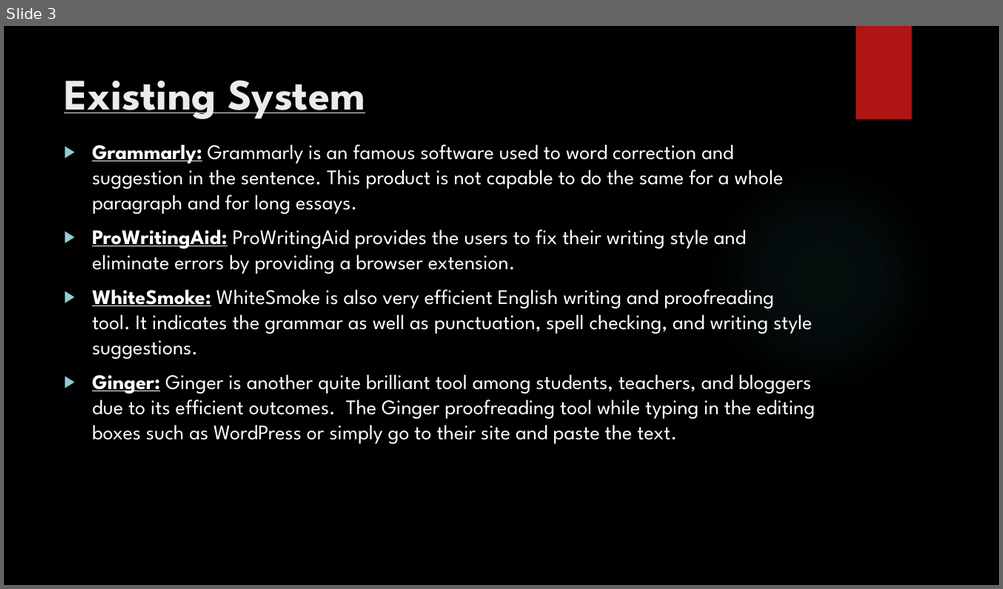
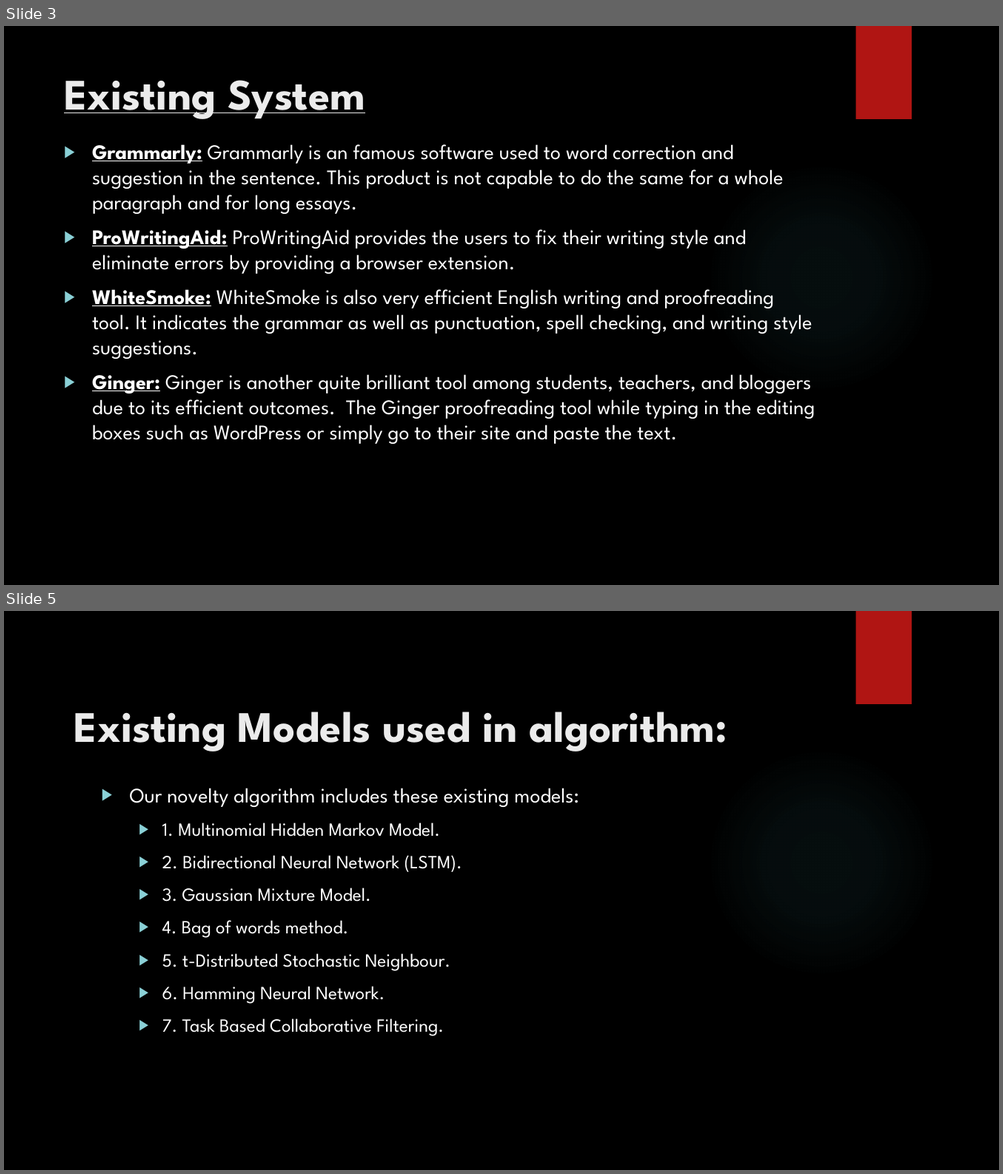
Before and after one commit to vishwaksenan/essay-grader, a slide deck: Documentation/Second Review Presentation.pptx. Shown one above the other, each under a label of ours: slide 3 before the commit, slides 3 and 5 after it; the slides between them are not shown. The pictures are 1003x589 and 1003x1174 pixels, drawn with LibreOffice and Linux fonts; fonts in the diff are those of the drawing; background and template pictures are left out. Boxes give left, top, right and bottom in pixels: in the first picture for what was removed or moved away, otherwise in the second. Text is boxed around its words. In the diff, an @@ line names an element or a change of style, - is before the commit and + after.

```diff
--- a/Documentation/Second Review Presentation.pptx
+++ b/Documentation/Second Review Presentation.pptx
@@ slide 5 added at box(4, 611, 999, 1170), background picture (left out); not listed: 2 template elements that a slide beside it also shows @@
@@ title added at box(74, 712, 727, 752), 42 pt, text #EBEBEB, bold @@
+Existing Models used in algorithm:
@@ text added at box(130, 788, 578, 1037), 18 pt, text #FFFFFF @@
+▶ Our novelty algorithm includes these existing models:
+  ▶ 1. Multinomial Hidden Markov Model.
+  ▶ 2. Bidirectional Neural Network (LSTM).
+  ▶ 3. Gaussian Mixture Model.
+  ▶ 4. Bag of words method.
+  ▶ 5. t-Distributed Stochastic Neighbour.
+  ▶ 6. Hamming Neural Network.
+  ▶ 7. Task Based Collaborative Filtering.
```
Also in this commit, not shown: 1 slide changed, 1 slide removed, 3 other files.
